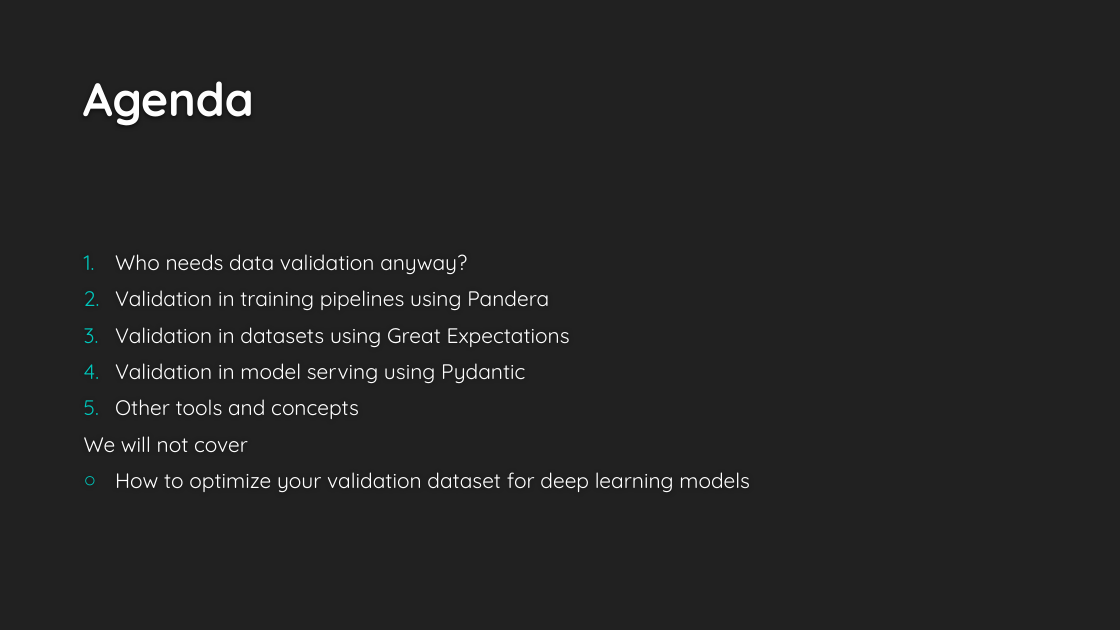
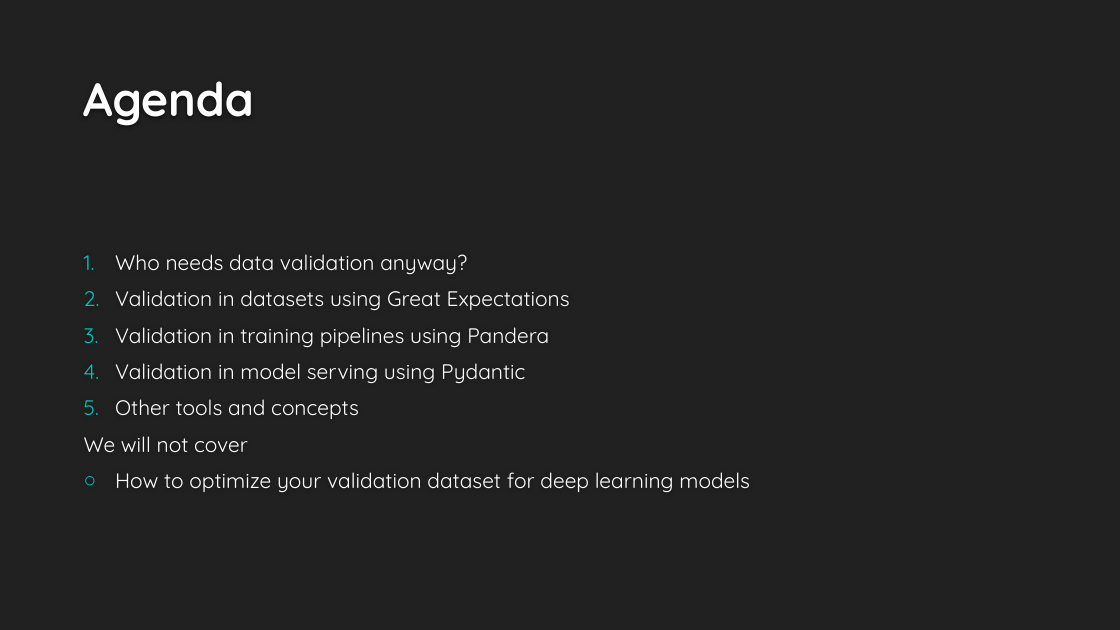
Before and after one commit to NatanMish/data_validation, a slide deck: slide 5 of Data Validation for Data Science.pptx. Drawn at 1120x630 pixels with LibreOffice and Linux fonts; fonts in the diff are those of the drawing; background and template pictures are left out. Boxes give left, top, right and bottom in pixels: in the first picture for what was removed or moved away, otherwise in the second. Text is boxed around its words. In the diff, an @@ line names an element or a change of style, - is before the commit and + after.

```diff
--- a/Data Validation for Data Science.pptx
+++ b/Data Validation for Data Science.pptx
@@ text at bbox=[115, 290, 570, 310]: paragraph added @@
+2. Validation in datasets using Great Expectations
@@ text at bbox=[115, 327, 570, 347]: paragraph removed @@
-3. Validation in datasets using Great Expectations
```
Also in this commit, not shown: 1 other slide changed, 2 slides added, 4 other files.
